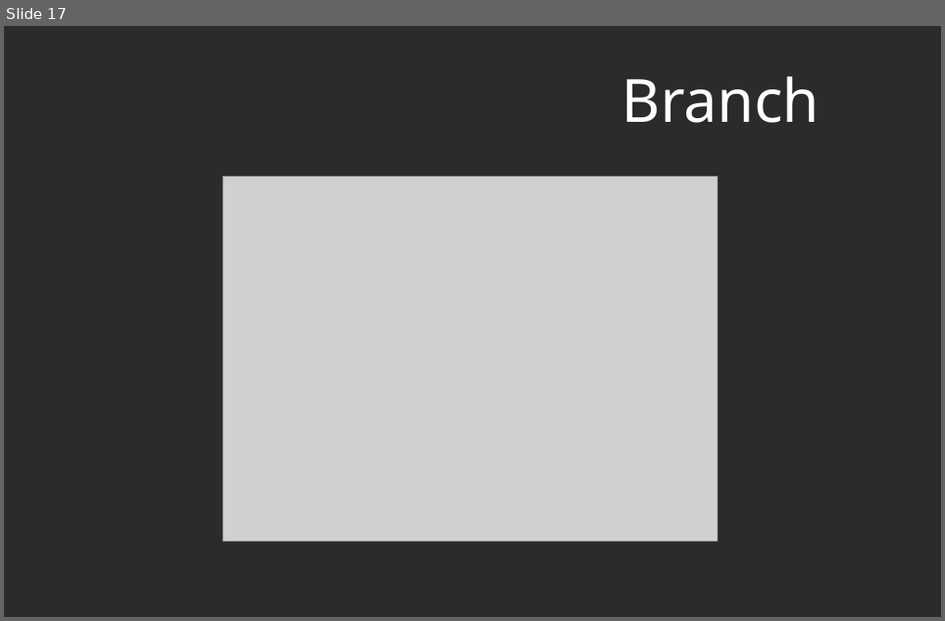
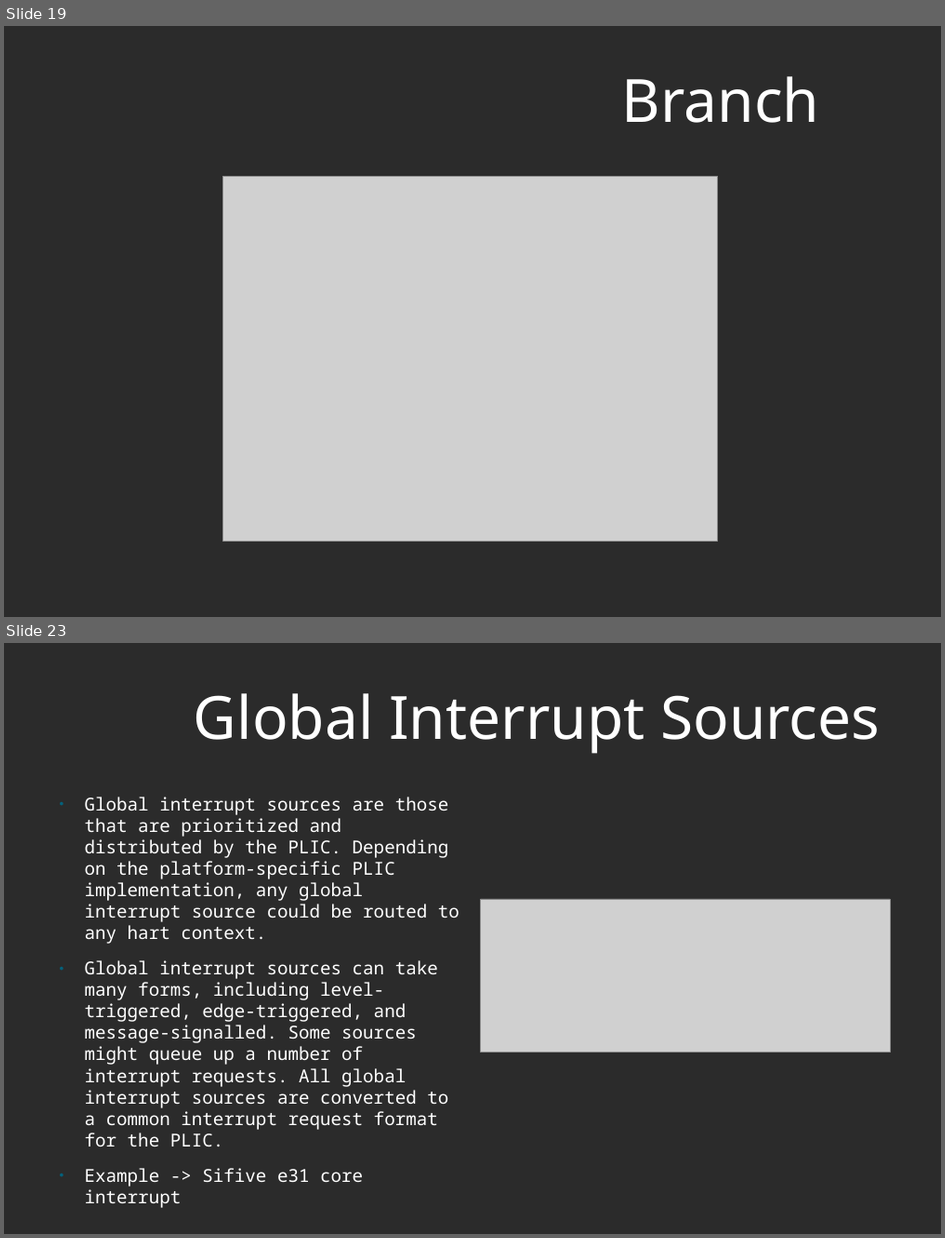
Before and after one commit to murthuja1708/desd_class, a slide deck: RISCV.odp. Shown one above the other, each under a label of ours: slide 17 before the commit, slides 19 and 23 after it; the slides between them are not shown. The pictures are 945x621 and 945x1238 pixels, drawn with LibreOffice and Linux fonts; fonts in the diff are those of the drawing; grey boxes stand for pictures; background and template pictures are left out; a plain dark background stands for a picture behind light text. Boxes give left, top, right and bottom in pixels: in the first picture for what was removed or moved away, otherwise in the second. Text is boxed around its words. In the diff, an @@ line names an element or a change of style, - is before the commit and + after.

Commit message:
added interrupt slides and also created separate slides for sifive interrupts and interrupts from risc-v specification

```diff
--- a/RISCV.odp
+++ b/RISCV.odp
@@ slide 23 added at [4, 643, 941, 1234], background picture (left out) @@
@@ title added at [194, 693, 880, 754], 60 pt, text #FFFFFF @@
+Global Interrupt Sources
@@ text added at [85, 796, 460, 1146], 18 pt, text #FFFFFF @@
+● Global interrupt sources are those that are prioritized and distributed by the PLIC. Depending on the platform-specific PLIC implementation, any global interrupt source could be routed to any hart context.
+● Global interrupt sources can take many forms, including level-triggered, edge-triggered, and message-signalled. Some sources might queue up a number of interrupt requests. All global interrupt sources are converted to a common interrupt request format for the PLIC.
+● Example -> Sifive e31 core interrupt
@@ picture added at [480, 899, 890, 1051] @@
@@ what was slide 17 is now slide 19 @@
```
Also in this commit, not shown: 16 slides changed, 7 other slides added, 5 slides removed.
